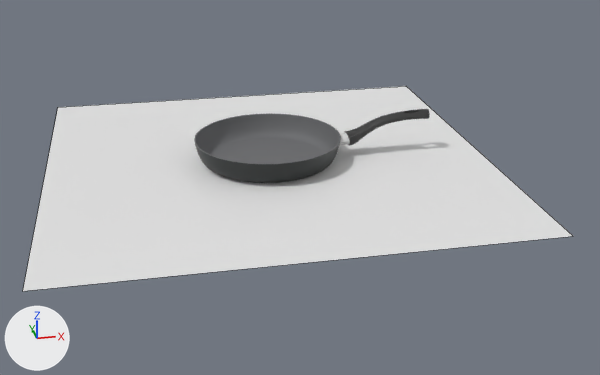
Two versions of the Blender file blender/scandi_28_181528.blend, one commit apart.
Both versions are drawn from a camera (50 mm lens) standing at (-2.44, -14.96, 6.04) and looking at (0.54, -0.49, -0.43). Arrows for +X, +Y and +Z are at lower left; the lights stay in place. Mesh edges are drawn as thin lines on the coarser meshes.

Names of what the first picture shows: 'Handle_01', 'Plane', 'Scandi_28_Circle.003'.
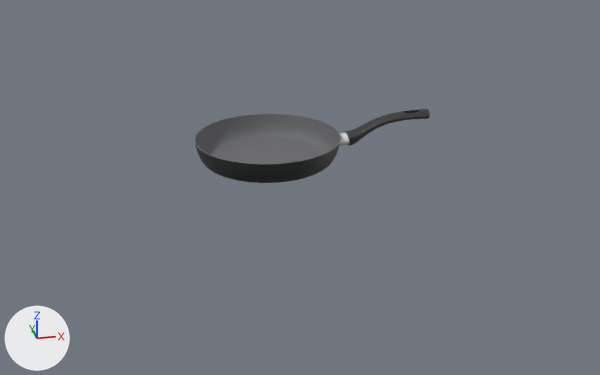
Changed parts and their boxes (x1, y1, x2, y2) in the pictures (600 x 375 px):
'Plane', hidden
    before: (23, 86, 573, 291)

Patch to the scene script:
```diff
--- a/blender/scandi_28_181528.blend.py
+++ b/blender/scandi_28_181528.blend.py
@@ ob_plane @@
 ob_plane.location = (0.0, 0.0, 0.0)
+ob_plane.hide_viewport = True
```
